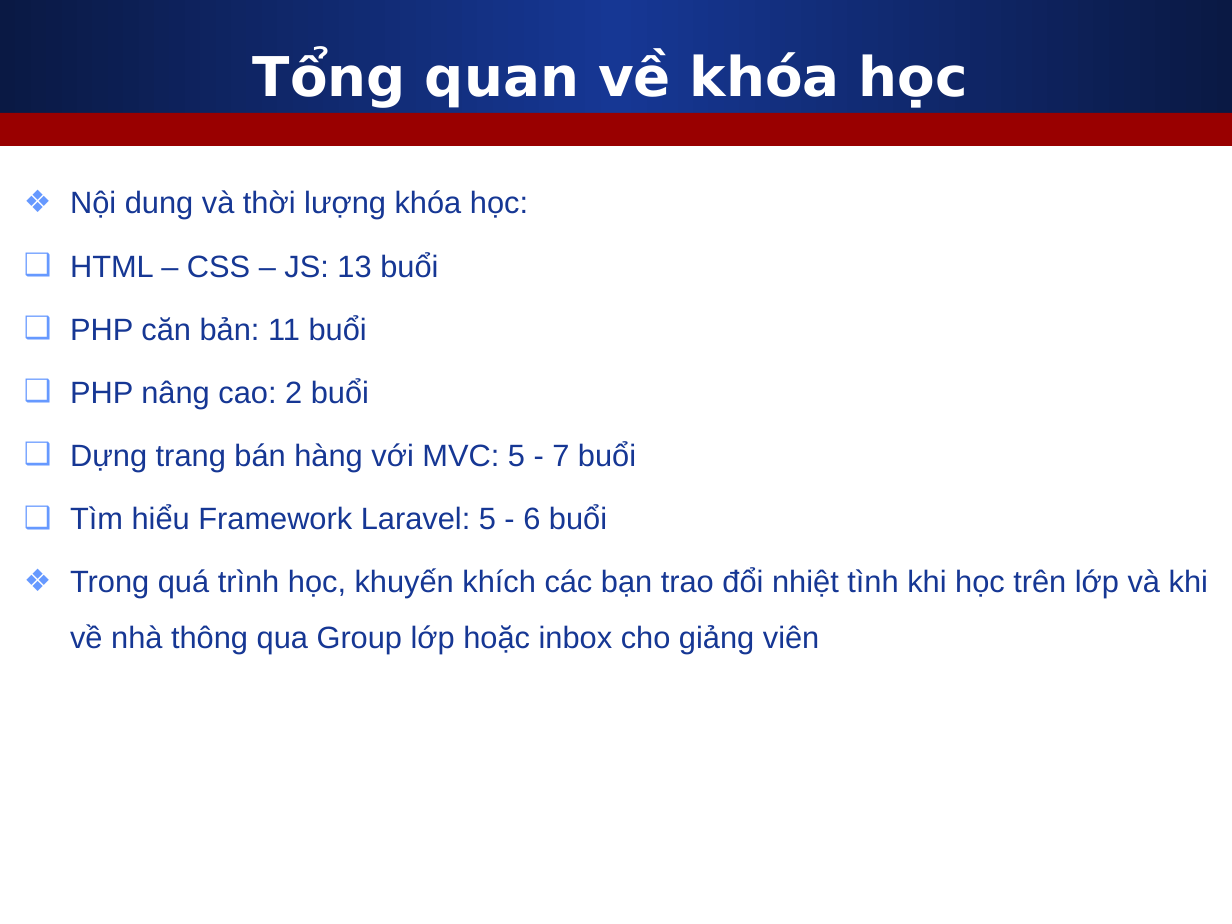
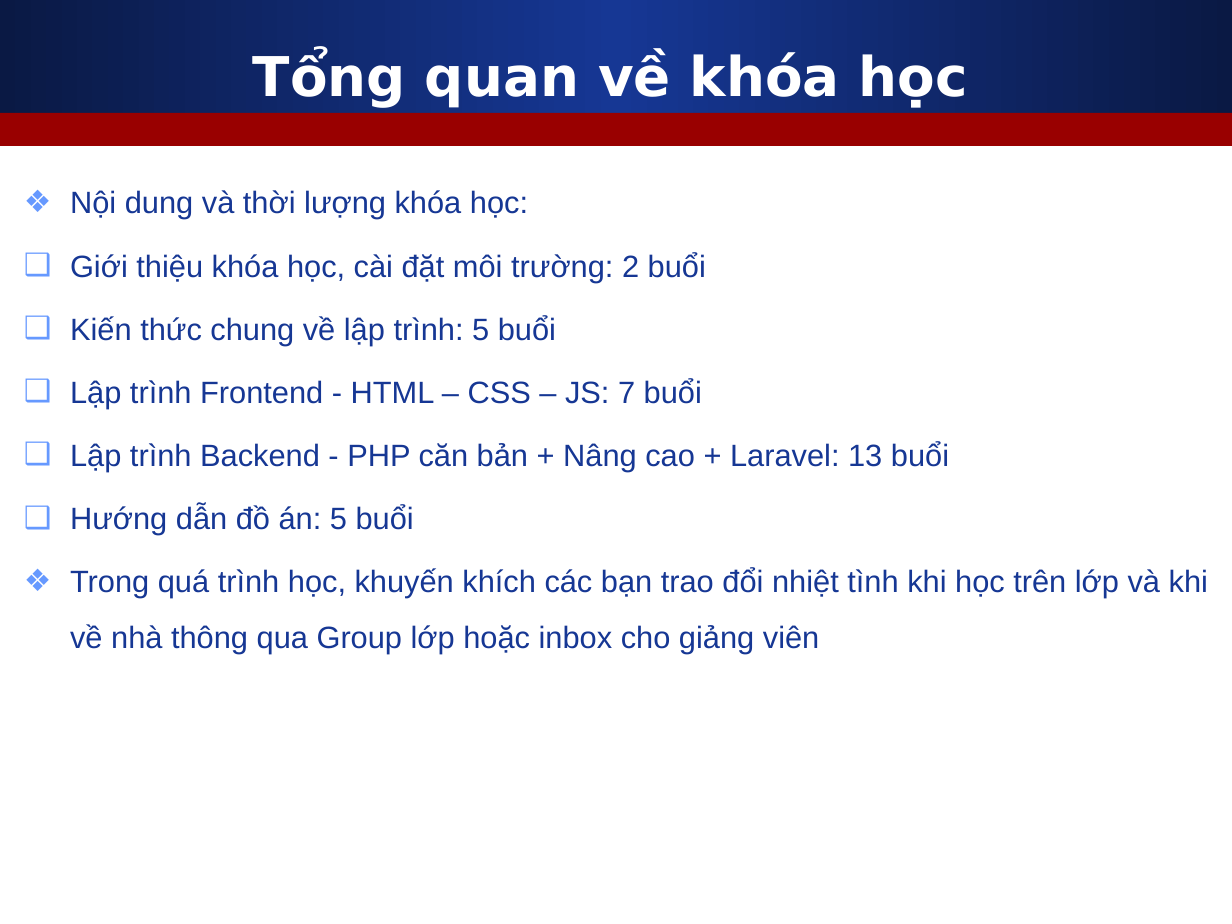
Before and after one commit to nguyenvietmanhit/php1220e2, a slide deck: slide 4 of Day01_Software_Setup_And_Git_And_HTML/Slides/1_Gioi_thieu_khoa_hoc.ppt. Drawn at 1232x924 pixels with LibreOffice and Linux fonts; fonts in the diff are those of the drawing. Boxes give left, top, right and bottom in pixels: in the first picture for what was removed or moved away, otherwise in the second. Text is boxed around its words. In the diff, an @@ line names an element or a change of style, - is before the commit and + after.

```diff
--- a/Day01_Software_Setup_And_Git_And_HTML/Slides/1_Gioi_thieu_khoa_hoc.ppt
+++ b/Day01_Software_Setup_And_Git_And_HTML/Slides/1_Gioi_thieu_khoa_hoc.ppt
@@ text at (x1=70, y1=252, x2=949, y2=535): text changed @@
-❑ HTML – CSS – JS: 13 buổi
-❑ PHP căn bản: 11 buổi
-❑ PHP nâng cao: 2 buổi
-❑ Dựng trang bán hàng với MVC: 5 - 7 buổi
-❑ Tìm hiểu Framework Laravel: 5 - 6 buổi
+❑ Giới thiệu khóa học, cài đặt môi trường: 2 buổi
+❑ Kiến thức chung về lập trình: 5 buổi
+❑ Lập trình Frontend - HTML – CSS – JS: 7 buổi
+❑ Lập trình Backend - PHP căn bản + Nâng cao + Laravel: 13 buổi
+❑ Hướng dẫn đồ án: 5 buổi
```
Also in this commit, not shown: 2 other slides changed, 1 slide removed.
